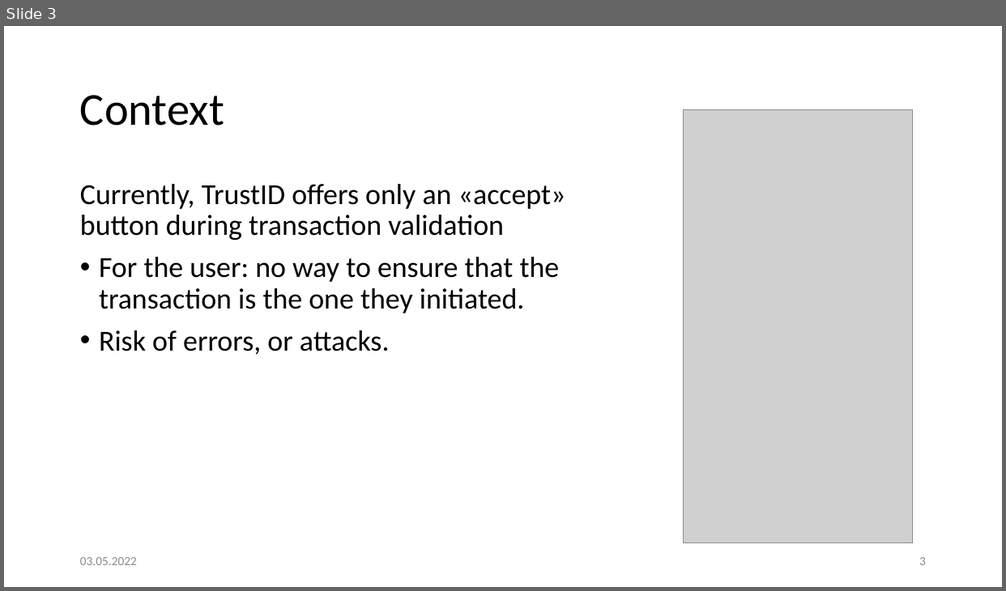
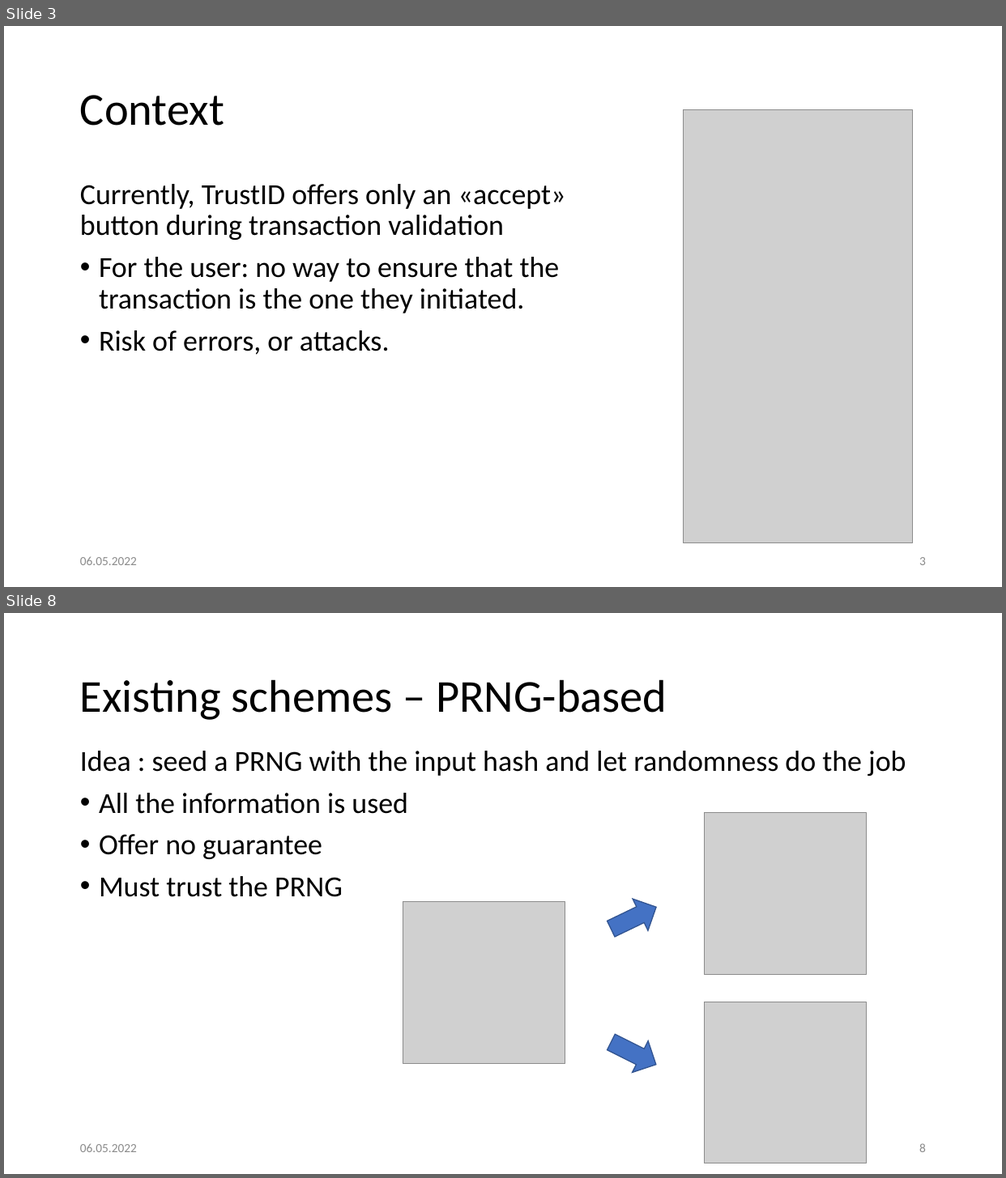
Before and after one commit to LayduA/FourierHash, a slide deck: presentation.pptx. Shown one above the other, each under a label of ours: slide 3 before the commit, slides 3 and 8 after it; the slides between them are not shown. The pictures are 1006x591 and 1006x1178 pixels, drawn with LibreOffice and Linux fonts; fonts in the diff are those of the drawing; grey boxes stand for pictures. Boxes give left, top, right and bottom in pixels: in the first picture for what was removed or moved away, otherwise in the second. Text is boxed around its words. In the diff, an @@ line names an element or a change of style, - is before the commit and + after.

```diff
--- a/presentation.pptx
+++ b/presentation.pptx
@@ slide 8 added at [4,613,1002,1174], background #FFFFFF @@
@@ title added at [80,679,667,720], 44 pt, text #000000 @@
+Existing schemes – PRNG-based
@@ text added at [80,751,906,897], 28 pt, text #000000 @@
+Idea : seed a PRNG with the input hash and let randomness do the job
+• All the information is used
+• Offer no guarantee
+• Must trust the PRNG
@@ picture added at [705,813,867,974] @@
@@ picture added at [403,902,565,1063] @@
@@ right arrow added at [603,892,664,945], fill #4472C4, outline #325491 1 pt @@
@@ picture added at [705,1003,867,1164] @@
@@ right arrow added at [603,1027,663,1080], fill #4472C4, outline #325491 1 pt @@
@@ text added at [80,1144,137,1152], 12 pt, text #8C8C8C @@
+06.05.2022
@@ page number added at [919,1144,926,1152], 12 pt, text #8C8C8C @@
+8
@@ slide 3 changed as well @@
@@ text at [80,557,137,565]: text changed @@
-03.05.2022
+06.05.2022
```
Also in this commit, not shown: 9 other slides changed, 4 other slides added, 1 slide removed, 21 other files.
